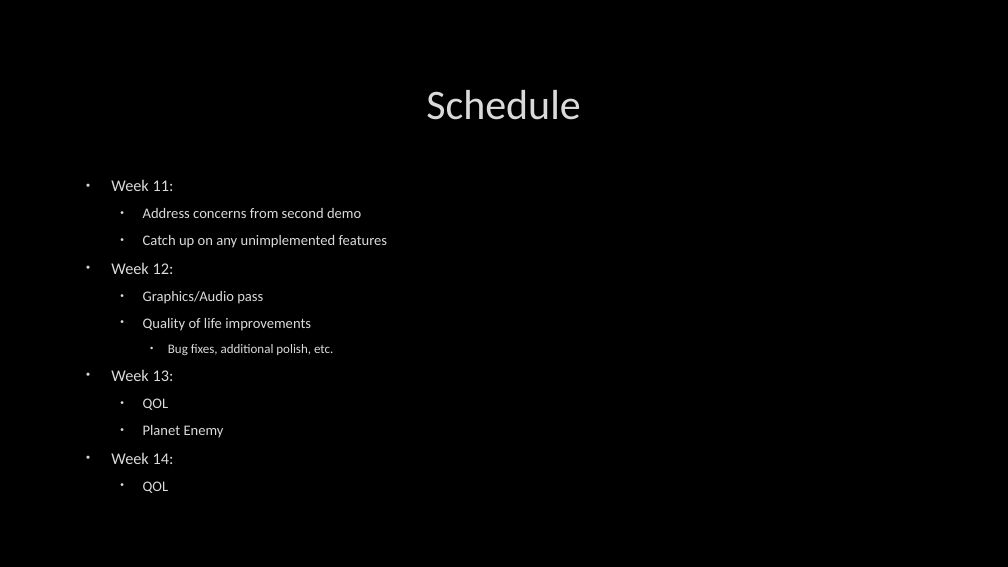
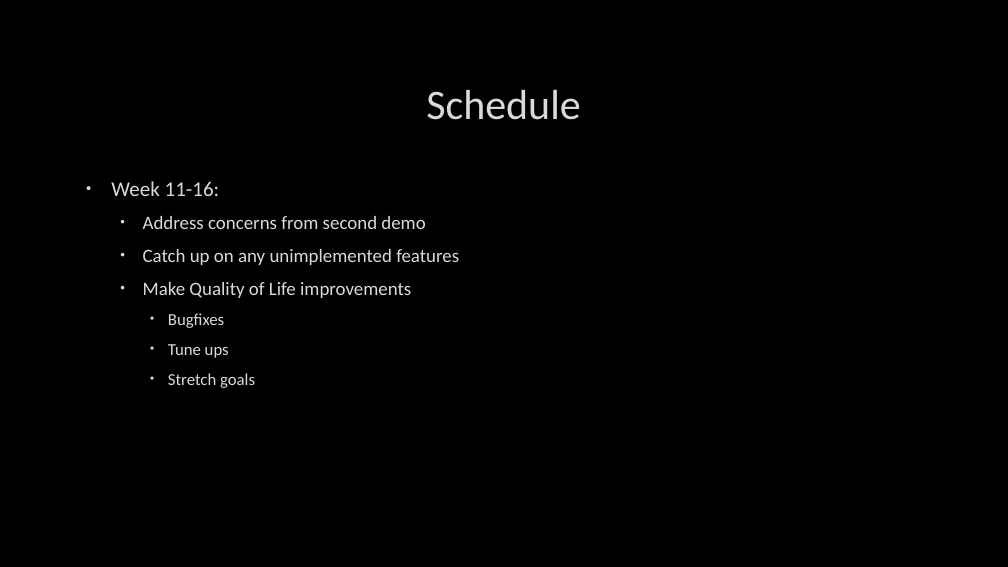
Before and after one commit to MrLever/VoidEngine, a slide deck: slide 8 of docs/presentations/SUPERVOID_pitch.pptx. Drawn at 1008x567 pixels with LibreOffice and Linux fonts; fonts in the diff are those of the drawing; background and template pictures are left out. Boxes give left, top, right and bottom in pixels: in the first picture for what was removed or moved away, otherwise in the second. Text is boxed around its words. In the diff, an @@ line names an element or a change of style, - is before the commit and + after.

Commit message:
Finsih pitch

```diff
--- a/docs/presentations/SUPERVOID_pitch.pptx
+++ b/docs/presentations/SUPERVOID_pitch.pptx
@@ text at [111, 181, 220, 196]: text changed; size 15.5 to 20 pt @@
-• Week 11:
+• Week 11-16:
@@ text at [143, 216, 459, 265]: size 13.9 to 18 pt in "Address concerns from second demo", "Catch up on any unimplemented features" @@
@@ text at [143, 282, 411, 388]: text changed; size 13.9 to 18 pt @@
-• Week 12:
-  • Graphics/Audio pass
-  • Quality of life improvements
-    • Bug fixes, additional polish, etc.
-• Week 13:
-  • QOL
-  • Planet Enemy
-• Week 14:
-  • QOL
+  • Make Quality of Life improvements
+    • Bugfixes
+    • Tune ups
+    • Stretch goals
```
